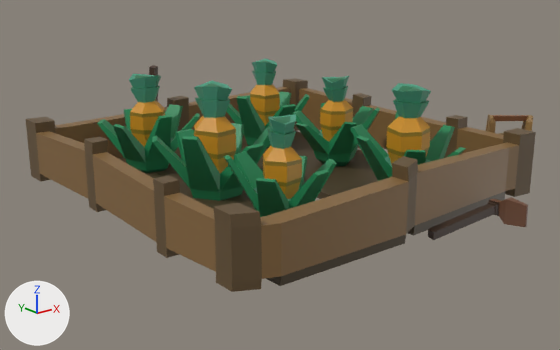
One commit to the FBX model SourceAssets/Houses/Buildings/Natives/NativeFarmAnanas_Alt2.fbx: the scene before it, then after it.
Both versions are drawn from a 50 mm camera at (-2.57, -3.29, 1.36) aimed at (0.02, -0.04, 0.06). The axes (+X, +Y, +Z) are drawn at lower left. The lights are the same throughout. The picture after the commit comes second.

Names of what the first picture shows: 'AnanasFarm_Alt2'.
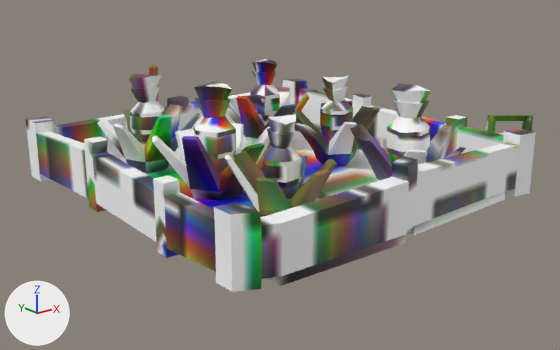
Commit message: Refactor native farms to new graphics style

Pixel boxes (x1, y1, x2, y2) of what changed, in the pictures (560 x 350 px):
part 1 of me_cube_002, deleted
    before: (428, 197, 528, 240)
part 2 of me_cube_002, surface changed
    both: (26, 59, 536, 292)

The edits, one by one:
Material 'palmleaves' (mat_palmleaves) is new.
Its texture is img_colorpalette_png.
Material 'textured' (mat_textured) is new.
Its texture is img_colorpalette_png.
me_cube_002 is used by ob_ananasfarm_alt2; location (0.0, 0.0, 0.0).
me_cube_002 had 1060 vertices, 1052 faces and spanned x -1.0..1.3, y -1.27..1.16, z -0.04..0.62.
me_cube_002 now has 1016 vertices, 1000 faces and spans x -1.0..1.3, y -1.07..1.16, z -0.04..0.62.
me_cube_002 part 1: the loose piece of 48 vertices spanning x 0.1..0.62, y -1.27..-1.05, z -0.03..0.1 is deleted.
me_cube_002 part 2: 992 kept faces spanning x -1.0..1.3, y -1.07..1.16, z -0.04..0.62 get new texture (UV) coordinates.
Other edits to the shape of me_cube_002 do not show in these pictures.
me_cube_002 gains material mat_textured (picture img_colorpalette_png).
me_cube_002 gains material mat_palmleaves (picture img_colorpalette_png).
